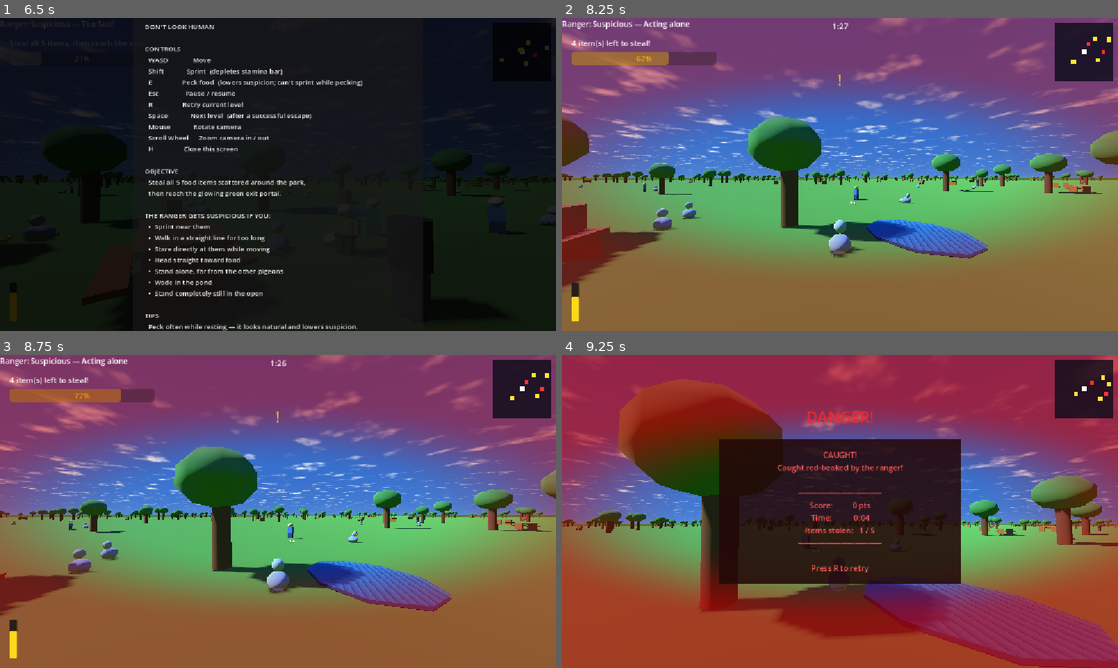
Above: before the commit, frames 1-4 (two rows, left to right).
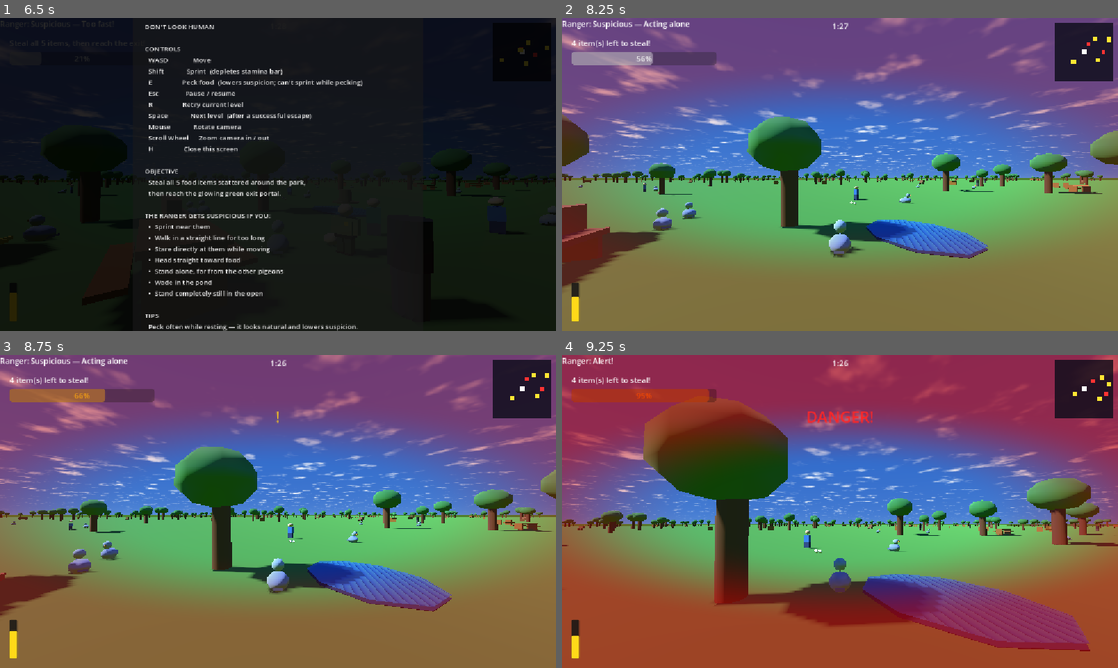
Above: after the commit, the same moments.

Repository: SkippyDoLittle/DontLookHuman
Game: Godot game, scene res://MainMenu.tscn
The game is run twice, just before and just after one commit, with the same random seed, the same clock (stepped at 60 frames per second) and the same inputs.
Inputs (mouse positions are in pixels of both pictures, inside the frame that each line leads up to):
- Up to frame 1 (6.5 s): click "PLAY" at 0.5 s; tap Space at 1.25 s; move the mouse to (400, 158) at 1.27 s; hold D (move_right) 1.28-2.03 s; hold Shift (run) 1.28-2.03 s; tap E (peck) at 1.35, 2.3, 2.85, 3.8, 5.1 s; click (400, 158) at 1.42 s; tap Enter (ui_accept) at 1.52, 2, 2.27, 3.77, 4.25, 4.52, 5.27 s; move the mouse to (166, 190) at 2.02 s; hold S (move_back) 2.03-2.78 s; tap Shift (run) at 2.1, 3.6 s; click (166, 190) at 2.17 s; tap R (restart) at 2.75 s; move the mouse to (333, 105) at 2.77 s; hold D (move_right) 2.78-3.53 s; hold Shift (run) 2.78-3.53 s; click (333, 105) at 2.92 s; move the mouse to (250, 237) at 3.52 s; hold W (move_forward) 3.53-4.28 s; click (250, 237) at 3.67 s; move the mouse to (444, 221) at 4.27 s; hold A (move_left) 4.28-5.03 s; hold Shift (run) 4.28-5.03 s; tap H at 4.35 s; click (444, 221) at 4.42 s; move the mouse to (233, 171) at 5.02 s; hold W (move_forward) from 5.03 s (still down); move the mouse to (283, 174) at 5.77 s; hold Shift (run) from 5.78 s (still down)
- Up to frame 2 (8.25 s): move the mouse to (817, 168) at 6.52 s; release W (move_forward) at 6.53 s; release Shift (run) at 6.53 s; hold D (move_right) 6.53-7.28 s; tap E (peck) at 6.6 s; tap Enter (ui_accept) at 6.77, 7.52 s; move the mouse to (867, 174) at 7.27 s; hold Shift (run) 7.28-8.03 s; hold W (move_forward) from 7.28 s (still down); move the mouse to (812, 174) at 8.02 s; tap H at 8.1 s
- Up to frame 3 (8.75 s): keep holding W (move_forward); tap Enter (ui_accept) at 8.27 s; tap E (peck) at 8.3 s
- Up to frame 4 (9.25 s): keep holding W (move_forward); move the mouse to (851, 505) at 8.77 s; hold Shift (run) from 8.78 s (still down); tap E (peck) at 8.85 s

Frame 1 is identical in both runs. In frame 2, 0.8% of the frame differs, in the area x 1-51%, y 10-22%; in frame 3, 0.2%; in frame 4, 30%, in the area x 0-100%, y 0-100%.

Commit message:
Make shared level systems dynamic

Diff:
--- a/Main.tscn
+++ b/Main.tscn
@@ -18,6 +18,7 @@
 [ext_resource type="Script" path="res://trash_can_scatter.gd" id="trash_can_scatter_1"]
 [ext_resource type="Script" path="res://pigeon_scatter.gd" id="pigeon_scatter_1"]
 [ext_resource type="Script" path="res://visitor_scatter.gd" id="visitor_scatter_1"]
+[ext_resource type="PackedScene" path="res://scenes/gameplay/WaterZone.tscn" id="water_zone_1"]
 
 [sub_resource type="SphereMesh" id="SphereMesh_pgbody"]
 radius = 0.22
@@ -1447,6 +1448,9 @@
 mesh = SubResource("CylinderMesh_pond")
 surface_material_override/0 = SubResource("StandardMaterial3D_pond_bed")
 
+[node name="WaterZone" parent="." instance=ExtResource("water_zone_1")]
+position = Vector3(-3, 0, -7)
+
 [node name="ParkVisitor1" type="CharacterBody3D" parent="." unique_id=1711111111]
 transform = Transform3D(1, 0, 0, 0, 1, 0, 0, 0, 1, -5, 0.525, 4)
 script = ExtResource("10_pvst")
--- a/minimap.gd
+++ b/minimap.gd
@@ -1,65 +1,88 @@
-# minimap.gd — Attached to the Minimap Control node inside HUD
-# Compass-style minimap: the container stays fixed (no spinning box).
-# Instead, each dot's position is manually rotated around the minimap centre
-# based on the camera yaw, so the direction the player faces always points up.
-# white=player (centre), red=ranger, yellow=food, green=exit.
+# minimap.gd — Attached to the Minimap Control node inside HUD.
+# Compass-style minimap: the player stays centered while entity dots rotate
+# around them so the camera's forward direction always points up.
 
 extends Control
 
-const MAP_RADIUS:   float = 14.0    # world units that map to the minimap edge
-const MINIMAP_SIZE: float = 120.0   # pixel size of the minimap square
+const MINIMAP_SIZE: float = 120.0
 
-@onready var _player:      Node3D   = get_node("../../Player")
-@onready var _spring_arm:  Node3D   = get_node("../../Player/SpringArm3D")
-@onready var _ranger:      Node3D   = get_node("../../Ranger")
-@onready var _ranger2:     Node3D   = get_node_or_null("../../Ranger2")
-@onready var _escape_zone: Node3D   = get_node("../../EscapeZone")
+@export_range(1.0, 100.0, 0.5) var map_radius: float = 14.0
 
-@onready var _player_dot:  ColorRect = get_node("PlayerDot")
-@onready var _ranger_dot:  ColorRect = get_node("RangerDot")
-@onready var _ranger2_dot: ColorRect = get_node_or_null("RangerDot2")
-@onready var _exit_dot:    ColorRect = get_node("ExitDot")
-@onready var _food_dots:  Array     = [get_node("FoodDot1"), get_node("FoodDot2"), get_node("FoodDot3"), get_node("FoodDot4"), get_node("FoodDot5")]
+@onready var _player:      Node3D = get_node("../../Player")
+@onready var _spring_arm:  Node3D = get_node("../../Player/SpringArm3D")
+@onready var _escape_zone: Node3D = get_node("../../EscapeZone")
 
-var _food_nodes: Array = []        # PicnicFood node refs; checked each frame via is_instance_valid()
-var _food_nodes_ready: bool = false  # stays false until first _process, so lookup runs after all _ready() calls
+@onready var _player_dot: ColorRect = get_node("PlayerDot")
+@onready var _exit_dot:   ColorRect = get_node("ExitDot")
+
+var _ranger_dots: Array[ColorRect] = []
+var _food_dots:   Array[ColorRect] = []
 
 func _ready() -> void:
+	# Reuse the existing scene-authored dots first, then grow these pools when a
+	# level contains more entities than the original two-ranger/five-food layout.
+	_ranger_dots = _find_existing_dots("RangerDot")
+	_food_dots = _find_existing_dots("FoodDot")
 	_exit_dot.visible = false
 
 func _process(_delta: float) -> void:
-	# Populate food nodes on the very first frame — by then all nodes have run _ready()
-	# and added themselves to the "collectibles" group. Doing this in _ready() is too early.
-	if not _food_nodes_ready:
-		_food_nodes_ready = true
-		var collectibles := get_tree().get_nodes_in_group("collectibles")
-		for i in range(min(collectibles.size(), 5)):
-			_food_nodes.append(collectibles[i] as Node3D)
-
-	# The container no longer spins — dots move instead.
-	# Player stays pinned to centre.
 	_pin_to_centre(_player_dot)
 
-	_place_dot(_ranger_dot, _ranger.global_position)
+	var rangers := get_tree().get_nodes_in_group("rangers")
+	_ensure_dot_pool(
+		_ranger_dots,
+		rangers.size(),
+		"RangerDot",
+		Vector2(8.0, 8.0),
+		Color(1.0, 0.2, 0.2)
+	)
+	for i in rangers.size():
+		var ranger := rangers[i] as Node3D
+		_place_dot(_ranger_dots[i], ranger.global_position)
 
-	if _ranger2 != null and _ranger2_dot != null:
-		_ranger2_dot.visible = true
-		_place_dot(_ranger2_dot, _ranger2.global_position)
-	elif _ranger2_dot != null:
-		_ranger2_dot.visible = false
+	var collectibles := get_tree().get_nodes_in_group("collectibles")
+	_ensure_dot_pool(
+		_food_dots,
+		collectibles.size(),
+		"FoodDot",
+		Vector2(9.0, 9.0),
+		Color(1.0, 0.9, 0.2)
+	)
+	for i in collectibles.size():
+		var collectible := collectibles[i] as Node3D
+		_place_dot(_food_dots[i], collectible.global_position)
 
-	for i in range(_food_dots.size()):
-		var dot: ColorRect = _food_dots[i]
-		if i < _food_nodes.size() and is_instance_valid(_food_nodes[i]):
-			_place_dot(dot, _food_nodes[i].global_position)
-			dot.visible = true
-		else:
-			dot.visible = false   # food was collected
-
-	# Mirror the escape zone's own visibility flag (set by escape_zone.gd when all food taken).
+	# Mirror the escape zone's own visibility flag, which changes when all food
+	# has been collected.
 	_exit_dot.visible = _escape_zone.visible
 	if _exit_dot.visible:
 		_place_dot(_exit_dot, _escape_zone.global_position)
+
+func _find_existing_dots(prefix: String) -> Array[ColorRect]:
+	var dots: Array[ColorRect] = []
+	for child in get_children():
+		if child is ColorRect and String(child.name).begins_with(prefix):
+			dots.append(child as ColorRect)
+	return dots
+
+func _ensure_dot_pool(
+	dots: Array[ColorRect],
+	required: int,
+	prefix: String,
+	dot_size: Vector2,
+	dot_color: Color
+) -> void:
+	while dots.size() < required:
+		var dot := ColorRect.new()
+		dot.name = "%s%d" % [prefix, dots.size() + 1]
+		dot.size = dot_size
+		dot.color = dot_color
+		dot.mouse_filter = Control.MOUSE_FILTER_IGNORE
+		add_child(dot)
+		dots.append(dot)
+
+	for i in dots.size():
+		dots[i].visible = i < required
 
 func _pin_to_centre(dot: ColorRect) -> void:
 	dot.position = Vector2(
@@ -68,22 +91,17 @@
 	)
 
 func _place_dot(dot: ColorRect, world_pos: Vector3) -> void:
-	# Offset of this object from the player in world space.
 	var dx: float = world_pos.x - _player.global_position.x
 	var dz: float = world_pos.z - _player.global_position.z
 
-	# Rotate the offset so the camera's forward direction always points up on the minimap.
-	# SpringArm3D rotation.y is the camera yaw; negating it gives the angle we need to spin
-	# the dots so that "what's ahead of the player" appears at the top.
-	var a: float = -_spring_arm.rotation.y
-	var rdx: float = dx * cos(a) - dz * sin(a)
-	var rdz: float = dx * sin(a) + dz * cos(a)
+	# Rotate offsets around the player so camera-forward appears at the top.
+	var angle: float = -_spring_arm.rotation.y
+	var rotated_x: float = dx * cos(angle) - dz * sin(angle)
+	var rotated_z: float = dx * sin(angle) + dz * cos(angle)
 
-	# Convert rotated world offset to minimap pixel position.
-	var px: float = MINIMAP_SIZE * 0.5 + rdx / MAP_RADIUS * (MINIMAP_SIZE * 0.5)
-	var py: float = MINIMAP_SIZE * 0.5 + rdz / MAP_RADIUS * (MINIMAP_SIZE * 0.5)
+	var px: float = MINIMAP_SIZE * 0.5 + rotated_x / map_radius * (MINIMAP_SIZE * 0.5)
+	var py: float = MINIMAP_SIZE * 0.5 + rotated_z / map_radius * (MINIMAP_SIZE * 0.5)
 
 	px = clamp(px, 0.0, MINIMAP_SIZE - dot.size.x)
 	py = clamp(py, 0.0, MINIMAP_SIZE - dot.size.y)
-
 	dot.position = Vector2(px - dot.size.x * 0.5, py - dot.size.y * 0.5)
--- a/npc_animal.gd
+++ b/npc_animal.gd
@@ -1,5 +1,5 @@
-# npc_animal.gd — Attached to NPC_Animal, NPC_Animal2 … NPC_Animal5 in Main.tscn
-# Background pigeon NPCs that wander, pause-and-peck, and flee from the ranger.
+# npc_animal.gd — Attached to reusable and procedurally spawned pigeon NPCs.
+# Background pigeon NPCs that wander, pause-and-peck, and flee from nearby rangers.
 # Their presence near the player reduces "Acting alone" suspicion.
 
 extends CharacterBody3D
@@ -18,7 +18,8 @@
 
 @onready var head:   MeshInstance3D = $PigeonVisual/Head
 @onready var beak:   MeshInstance3D = $PigeonVisual/Beak
-@onready var ranger: Node3D         = get_node_or_null("../Ranger")   # null-safe; validated each frame
+
+var ranger: Node3D = null   # closest valid ranger, refreshed each frame
 
 var direction:         Vector3 = Vector3.FORWARD
 var time_until_change: float   = 0.0
@@ -42,6 +43,8 @@
 var _step_sfx:  AudioStreamPlayer3D
 
 func _ready() -> void:
+	add_to_group("pigeons")
+
 	head_y_rest = head.position.y
 	beak_y_rest = beak.position.y
 	head_z_rest = head.position.z
@@ -71,6 +74,7 @@
 func _process(delta: float) -> void:
 	_desired_move = Vector3.ZERO
 	_update_peck(delta)
+	ranger = _find_nearest_ranger()
 
 	if is_instance_valid(ranger):
 		is_fleeing = global_position.distance_to(ranger.global_position) < flee_distance
@@ -83,6 +87,21 @@
 		_do_wander(delta)
 
 	_update_walk_bob(delta)
+
+func _find_nearest_ranger() -> Node3D:
+	var nearest: Node3D = null
+	var nearest_distance_squared: float = INF
+
+	for candidate in get_tree().get_nodes_in_group("rangers"):
+		if not candidate is Node3D:
+			continue
+		var candidate_node := candidate as Node3D
+		var distance_squared := global_position.distance_squared_to(candidate_node.global_position)
+		if distance_squared < nearest_distance_squared:
+			nearest = candidate_node
+			nearest_distance_squared = distance_squared
+
+	return nearest
 
 func _physics_process(delta: float) -> void:
 	velocity.x = _desired_move.x
--- a/player.gd
+++ b/player.gd
@@ -46,6 +46,8 @@
 var _wall_bump_cooldown: float = 0.0  # prevents bump sound repeating every frame while held against wall
 
 var in_water: bool = false   # read by ranger.gd for suspicion; updated each frame
+var _water_zones: Dictionary = {}
+var _water_speed_multiplier: float = 1.0
 
 # Camera orbit angles — driven by mouse input in _input(), applied to spring_arm each frame.
 var camera_yaw:   float = 0.0
@@ -53,12 +55,6 @@
 
 # Scroll-wheel zoom: _zoom_target is where we want to be; spring_length lerps toward it each frame.
 var _zoom_target: float = 4.0
-
-# Pond shape constants — must match the CylinderMesh in Main.tscn (z-scale 0.72 makes it oval)
-const _POND_CENTER         := Vector3(-3.0, 0.0, -7.0)
-const _POND_RADIUS_X:       float = 1.6
-const _POND_RADIUS_Z:       float = 1.6 * 0.72
-const _WATER_SPEED_FACTOR:  float = 0.5
 
 @onready var spring_arm:    SpringArm3D   = $SpringArm3D
 @onready var pigeon_visual: Node3D        = $PigeonVisual
@@ -138,12 +134,8 @@
 	var current_speed: float = run_speed if sprinting else walk_speed
 
 	# ── WATER SLOW ───────────────────────────────────────────────────────────────
-	# Point-in-ellipse test: normalise X/Z offsets by each radius, then check unit circle.
-	var _dx: float = (global_position.x - _POND_CENTER.x) / _POND_RADIUS_X
-	var _dz: float = (global_position.z - _POND_CENTER.z) / _POND_RADIUS_Z
-	in_water = (_dx * _dx + _dz * _dz) <= 1.0
 	if in_water:
-		current_speed *= _WATER_SPEED_FACTOR
+		current_speed *= _water_speed_multiplier
 
 	# ── MOVEMENT (camera-relative) ──────────────────────────────────────────────
 	# Build world-space forward/right vectors from the camera's horizontal yaw,
@@ -247,3 +239,23 @@
 		return false
 	_peck_consumed = true
 	return true
+
+func enter_water_zone(zone: Area3D, speed_multiplier: float) -> void:
+	_water_zones[zone] = clampf(speed_multiplier, 0.05, 1.0)
+	_refresh_water_state()
+
+func exit_water_zone(zone: Area3D) -> void:
+	_water_zones.erase(zone)
+	_refresh_water_state()
+
+func _refresh_water_state() -> void:
+	_water_speed_multiplier = 1.0
+	for zone in _water_zones.keys():
+		if not is_instance_valid(zone):
+			_water_zones.erase(zone)
+			continue
+		_water_speed_multiplier = minf(
+			_water_speed_multiplier,
+			float(_water_zones[zone])
+		)
+	in_water = not _water_zones.is_empty()
--- a/ranger.gd
+++ b/ranger.gd
@@ -32,7 +32,7 @@
 @export var straight_line_gain_per_second: float = 10.0
 @export var still_threshold:           float = 3.5    # seconds motionless before suspicion rises
 @export var still_gain_per_second:     float = 8.0
-# Set false on Ranger2 so it runs full AI but leaves all HUD writes to the primary ranger.
+# Set false on secondary rangers so only the primary ranger writes to the shared HUD.
 @export var is_primary:                bool  = true
 
 # ── Node references ──────────────────────────────────────────────────────────────
@@ -64,17 +64,10 @@
 var _last_move_dir:   Vector2  = Vector2.ZERO   # player's movement direction last frame
 var _still_time:      float   = 0.0
 
-var npc_animals: Array = []
-
 func _ready() -> void:
 	add_to_group("rangers")
 	choose_new_patrol_direction()
 	_alert_label.visible = false
-
-	for npc_name in ["NPC_Animal", "NPC_Animal2", "NPC_Animal3", "NPC_Animal4", "NPC_Animal5"]:
-		var npc := get_node_or_null("../" + npc_name)
-		if npc:
-			npc_animals.append(npc)
 
 func _process(delta: float) -> void:
 	_desired_move = Vector3.ZERO
@@ -351,8 +344,13 @@
 	return forward.normalized().dot(to_ranger.normalized()) >= stare_threshold
 
 func _is_isolated() -> bool:
-	for npc in npc_animals:
-		if is_instance_valid(npc) and player.global_position.distance_to(npc.global_position) <= separation_distance:
+	var separation_distance_squared := separation_distance * separation_distance
+	for npc in get_tree().get_nodes_in_group("pigeons"):
+		if (
+			is_instance_valid(npc)
+			and npc is Node3D
+			and player.global_position.distance_squared_to(npc.global_position) <= separation_distance_squared
+		):
 			return false   # at least one NPC is close enough — not isolated
 	return true
 
--- /dev/null
+++ b/scenes/gameplay/WaterZone.tscn
@@ -0,0 +1,12 @@
+[gd_scene format=3]
+
+[ext_resource type="Script" path="res://water_zone.gd" id="1_water"]
+
+[sub_resource type="ConvexPolygonShape3D" id="ConvexPolygonShape3D_pond"]
+points = PackedVector3Array(1.6, -0.5, 0, 1.131, -0.5, 0.815, 0, -0.5, 1.152, -1.131, -0.5, 0.815, -1.6, -0.5, 0, -1.131, -0.5, -0.815, 0, -0.5, -1.152, 1.131, -0.5, -0.815, 1.6, 1.5, 0, 1.131, 1.5, 0.815, 0, 1.5, 1.152, -1.131, 1.5, 0.815, -1.6, 1.5, 0, -1.131, 1.5, -0.815, 0, 1.5, -1.152, 1.131, 1.5, -0.815)
+
+[node name="WaterZone" type="Area3D"]
+script = ExtResource("1_water")
+
+[node name="CollisionShape3D" type="CollisionShape3D" parent="."]
+shape = SubResource("ConvexPolygonShape3D_pond")
--- a/scenes/levels/Level01_Park.tscn
+++ b/scenes/levels/Level01_Park.tscn
@@ -30,6 +30,7 @@
 [ext_resource type="Script"                           path="res://visitor_scatter.gd"   id="23_visitor_sct"]
 [ext_resource type="Script" uid="uid://cxu6mnerk822l" path="res://how_to_play.gd"      id="24_howtoplay"]
 [ext_resource type="Script" uid="uid://c5spuv808m6cu" path="res://pause_menu.gd"       id="25_pmenu"]
+[ext_resource type="PackedScene" path="res://scenes/gameplay/WaterZone.tscn" id="26_water"]
 
 ; ── INLINE SUB-RESOURCES ──────────────────────────────────────────────────────
 ; Only resources needed by nodes that stay inline in this level file.
@@ -337,6 +338,9 @@
 mesh = SubResource("CylinderMesh_pond")
 surface_material_override/0 = SubResource("StandardMaterial3D_pond_bed")
 
+[node name="WaterZone" parent="." instance=ExtResource("26_water")]
+position = Vector3(-3, 0, -7)
+
 ; ── TITLE SCREEN ──────────────────────────────────────────────────────────────
 [node name="TitleScreen" type="CanvasLayer" parent="."]
 layer = 10
--- a/scenes/levels/Level03_Lakeside.tscn
+++ b/scenes/levels/Level03_Lakeside.tscn
@@ -24,6 +24,7 @@
 [ext_resource type="Script" uid="uid://ctqmerfs2ha5n" path="res://pigeon_scatter.gd" id="22_pigeon_sct"]
 [ext_resource type="Script" uid="uid://by71khwjhc3yn" path="res://visitor_scatter.gd" id="23_visitor_sct"]
 [ext_resource type="Script" uid="uid://c5spuv808m6cu" path="res://pause_menu.gd" id="25_pmenu"]
+[ext_resource type="Script" path="res://water_zone.gd" id="26_water"]
 
 [sub_resource type="ShaderMaterial" id="ShaderMaterial_sky"]
 shader = ExtResource("17_sky")
@@ -85,6 +86,7 @@
 
 [sub_resource type="CylinderShape3D" id="CylinderShape3D_lake"]
 radius = 3.8
+height = 3.0
 
 [sub_resource type="BoxMesh" id="BoxMesh_dock_deck"]
 size = Vector3(1.8, 0.12, 6)
@@ -251,9 +253,10 @@
 mesh = SubResource("CylinderMesh_lakebed")
 surface_material_override/0 = SubResource("StandardMaterial3D_lakebed")
 
-[node name="LakeCollision" type="StaticBody3D" parent="Lake" unique_id=1189636733]
-
-[node name="Shape" type="CollisionShape3D" parent="Lake/LakeCollision" unique_id=1328312699]
+[node name="WaterZone" type="Area3D" parent="Lake" unique_id=1189636733]
+script = ExtResource("26_water")
+
+[node name="Shape" type="CollisionShape3D" parent="Lake/WaterZone" unique_id=1328312699]
 shape = SubResource("CylinderShape3D_lake")
 
 [node name="Dock" type="Node3D" parent="." unique_id=719631754]
--- /dev/null
+++ b/water_zone.gd
@@ -0,0 +1,17 @@
+# water_zone.gd — Reusable Area3D that applies a movement multiplier to the player.
+
+extends Area3D
+
+@export_range(0.05, 1.0, 0.05) var speed_multiplier: float = 0.5
+
+func _ready() -> void:
+	body_entered.connect(_on_body_entered)
+	body_exited.connect(_on_body_exited)
+
+func _on_body_entered(body: Node3D) -> void:
+	if body.has_method("enter_water_zone"):
+		body.call("enter_water_zone", self, speed_multiplier)
+
+func _on_body_exited(body: Node3D) -> void:
+	if body.has_method("exit_water_zone"):
+		body.call("exit_water_zone", self)
Not shown, added: water_zone.gd.uid
